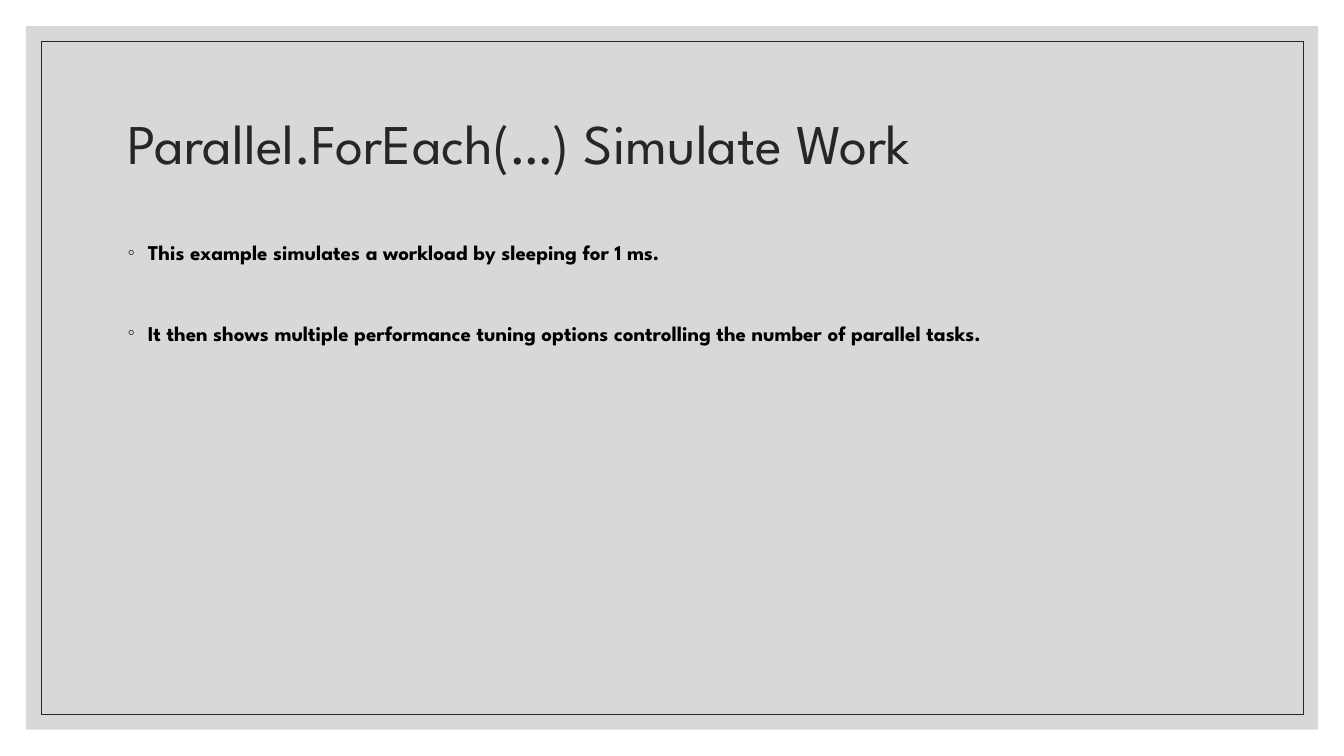
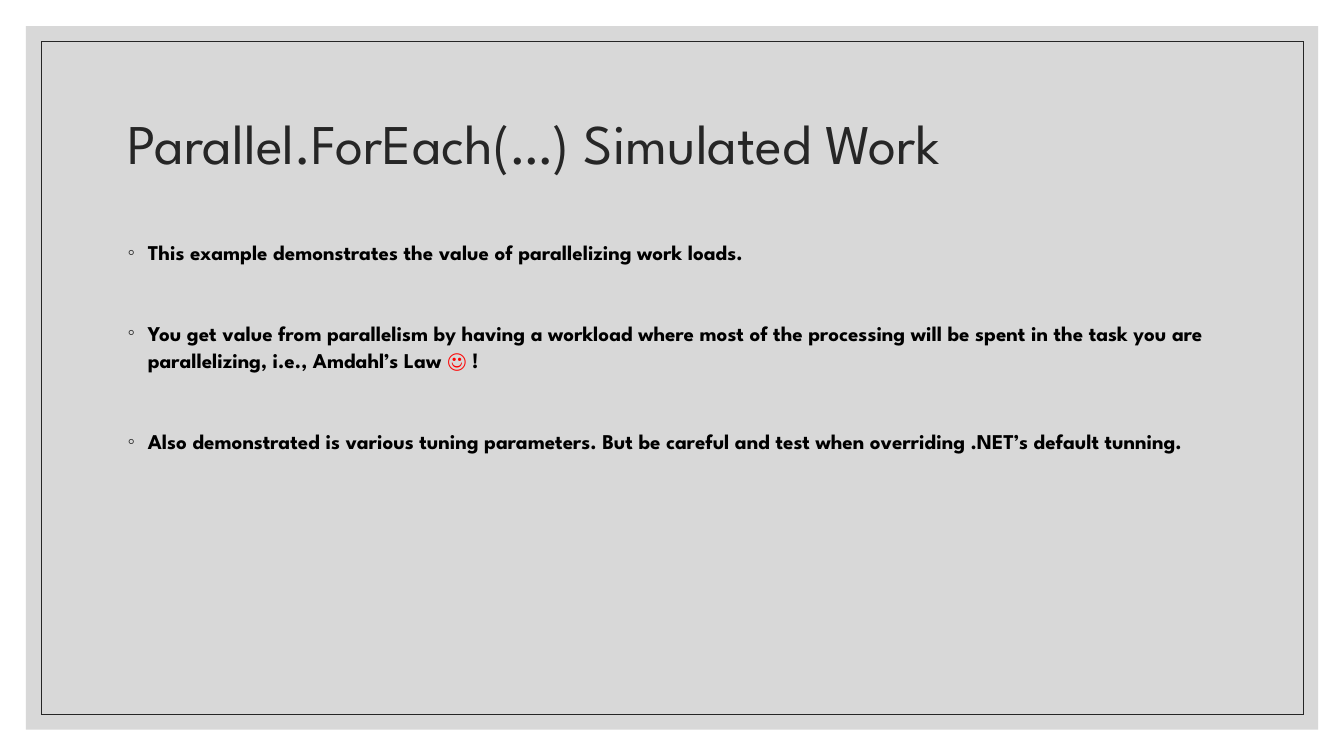
Before and after one commit to belward1/CSC543FinalProject, a slide deck: slide 11 of CSC543FinalProject/CSC 543 - Spring 2021 - Final Project - Bob Elward.pptx (slide 10 before the commit). Drawn at 1344x756 pixels with LibreOffice and Linux fonts; fonts in the diff are those of the drawing. Boxes give left, top, right and bottom in pixels: in the first picture for what was removed or moved away, otherwise in the second. Text is boxed around its words. In the diff, an @@ line names an element or a change of style, - is before the commit and + after.

Commit message:
Added ParallelInvoke.

```diff
--- a/CSC543FinalProject/CSC 543 - Spring 2021 - Final Project - Bob Elward.pptx
+++ b/CSC543FinalProject/CSC 543 - Spring 2021 - Final Project - Bob Elward.pptx
@@ title at (x1=128, y1=125, x2=939, y2=175): text changed @@
-Parallel.ForEach(…) Simulate Work
+Parallel.ForEach(…) Simulated Work
@@ text at (x1=148, y1=245, x2=1202, y2=454): text changed @@
-◦ This example simulates a workload by sleeping for 1 ms.
-◦ It then shows multiple performance tuning options controlling the number of parallel tasks.
+◦ This example demonstrates the value of parallelizing work loads.
+◦ You get value from parallelism by having a workload where most of the processing will be spent in the task you are parallelizing, i.e., Amdahl’s Law ☺ !
+◦ Also demonstrated is various tuning parameters. But be careful and test when overriding .NET’s default tunning.
```
Also in this commit, not shown: 3 other slides changed, 6 slides added, 10 other files.
